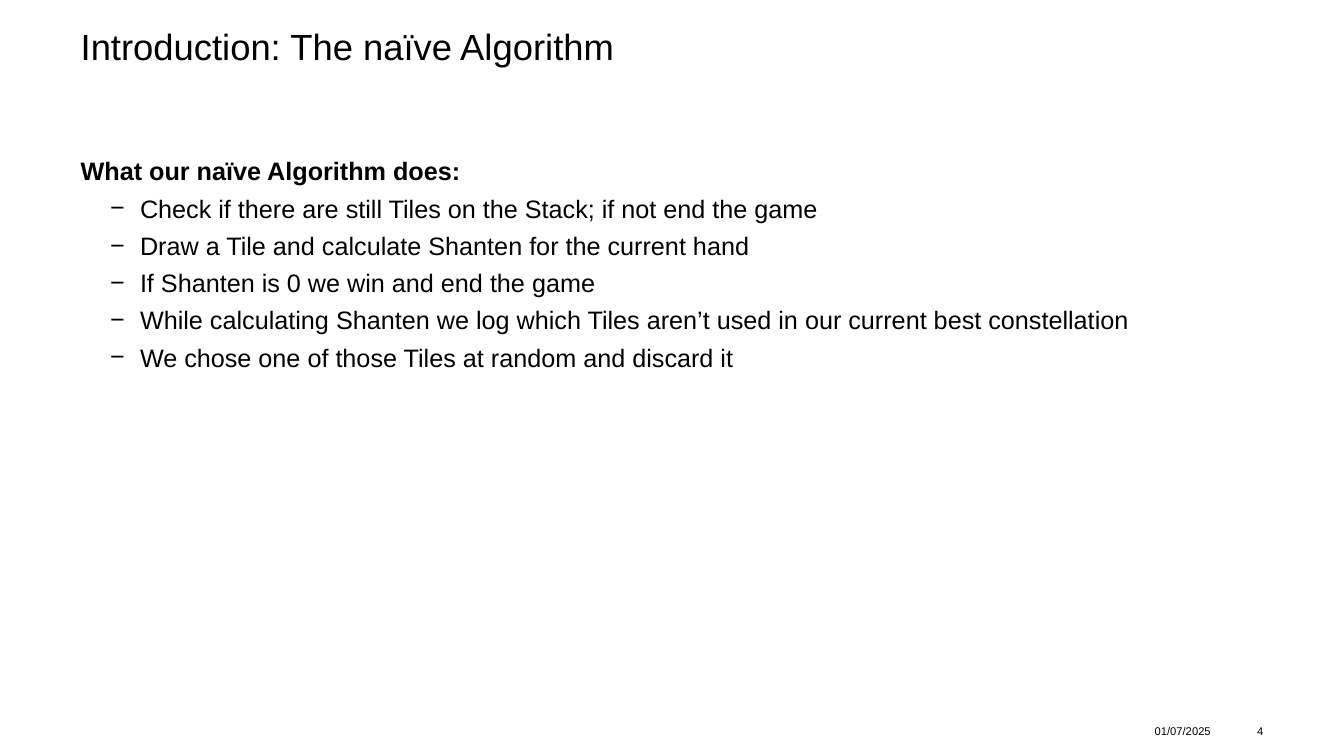
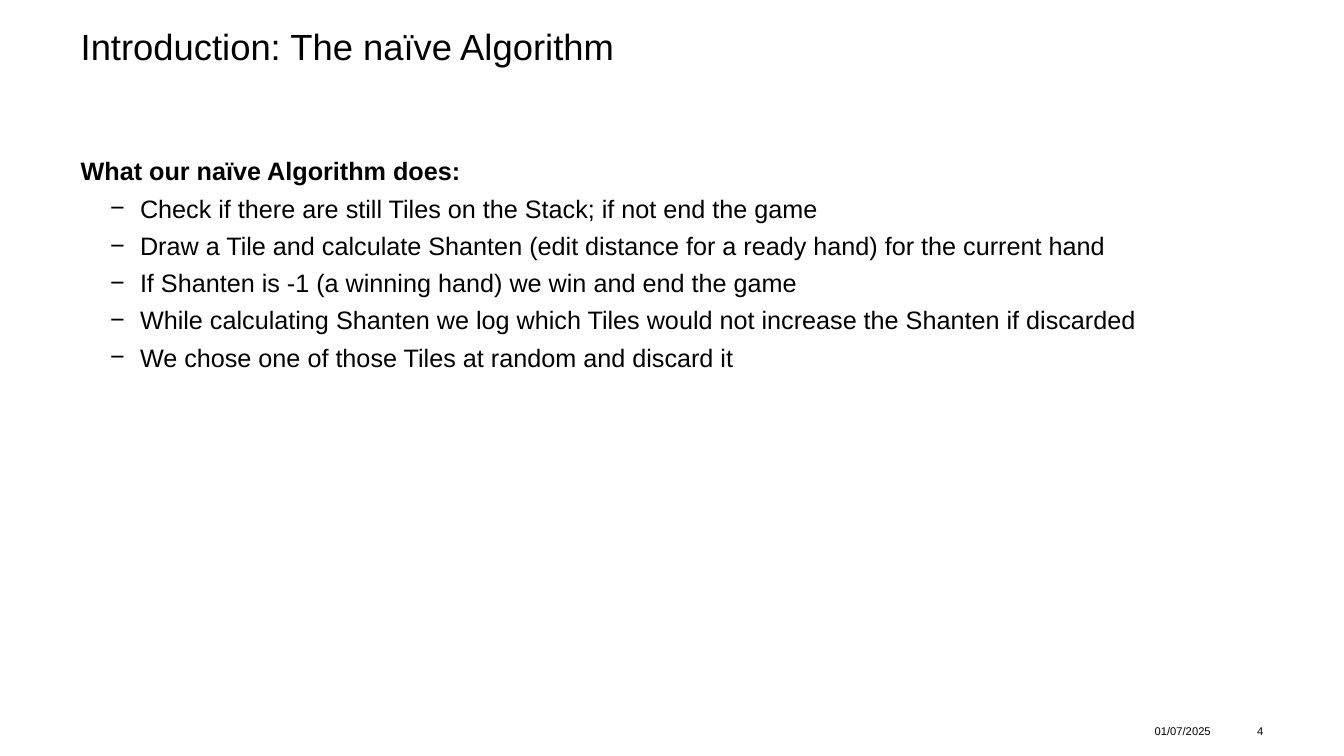
Before and after one commit to adidell01/MahjongOptimization, a slide deck: slide 4 of ProjectPresentation_asadikovic_jlyrer.pptx. Drawn at 1344x756 pixels with LibreOffice and Linux fonts; fonts in the diff are those of the drawing; background and template pictures are left out. Boxes give left, top, right and bottom in pixels: in the first picture for what was removed or moved away, otherwise in the second. Text is boxed around its words. In the diff, an @@ line names an element or a change of style, - is before the commit and + after.

```diff
--- a/ProjectPresentation_asadikovic_jlyrer.pptx
+++ b/ProjectPresentation_asadikovic_jlyrer.pptx
@@ text at [140,236,1135,335]: text changed @@
-  − Draw a Tile and calculate Shanten for the current hand
-  − If Shanten is 0 we win and end the game
-  − While calculating Shanten we log which Tiles aren’t used in our current best constellation
+  − Draw a Tile and calculate Shanten (edit distance for a ready hand) for the current hand
+  − If Shanten is -1 (a winning hand) we win and end the game
+  − While calculating Shanten we log which Tiles would not increase the Shanten if discarded
```
Also in this commit, not shown: 2 other slides changed, 2 slides added.
